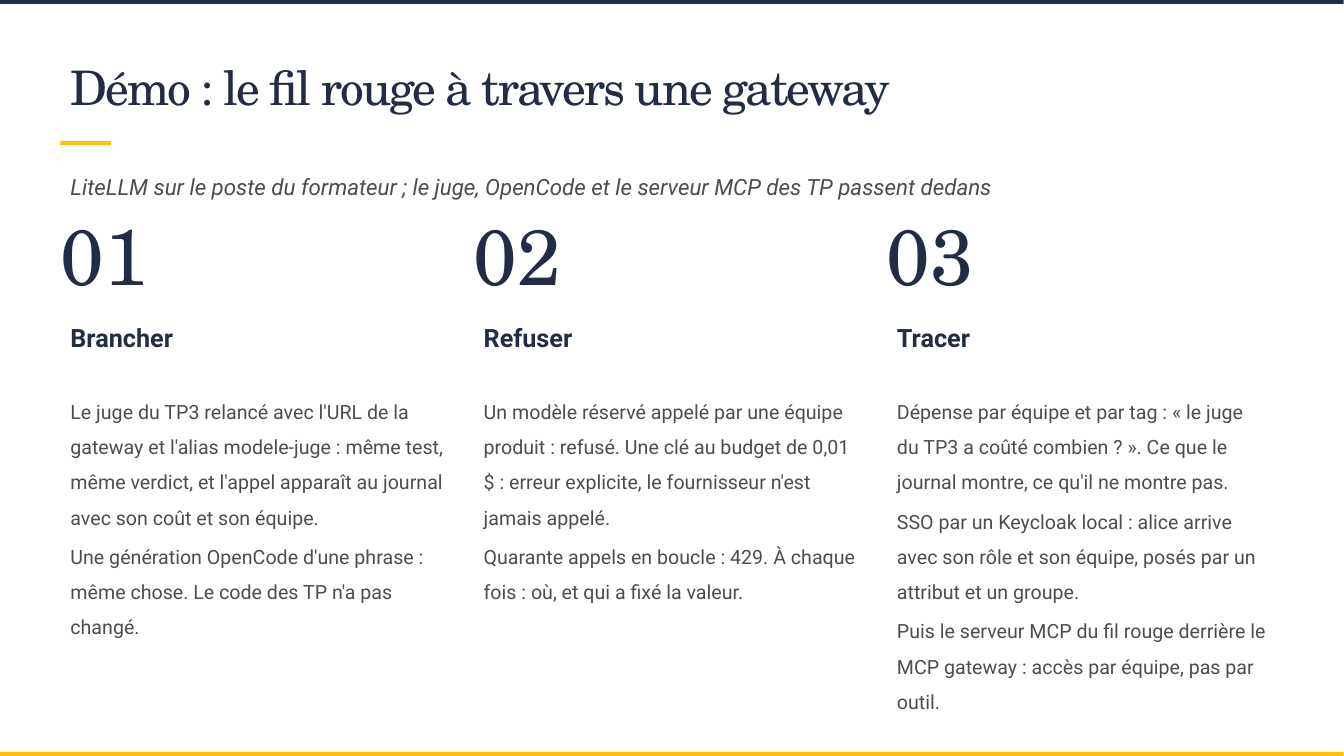
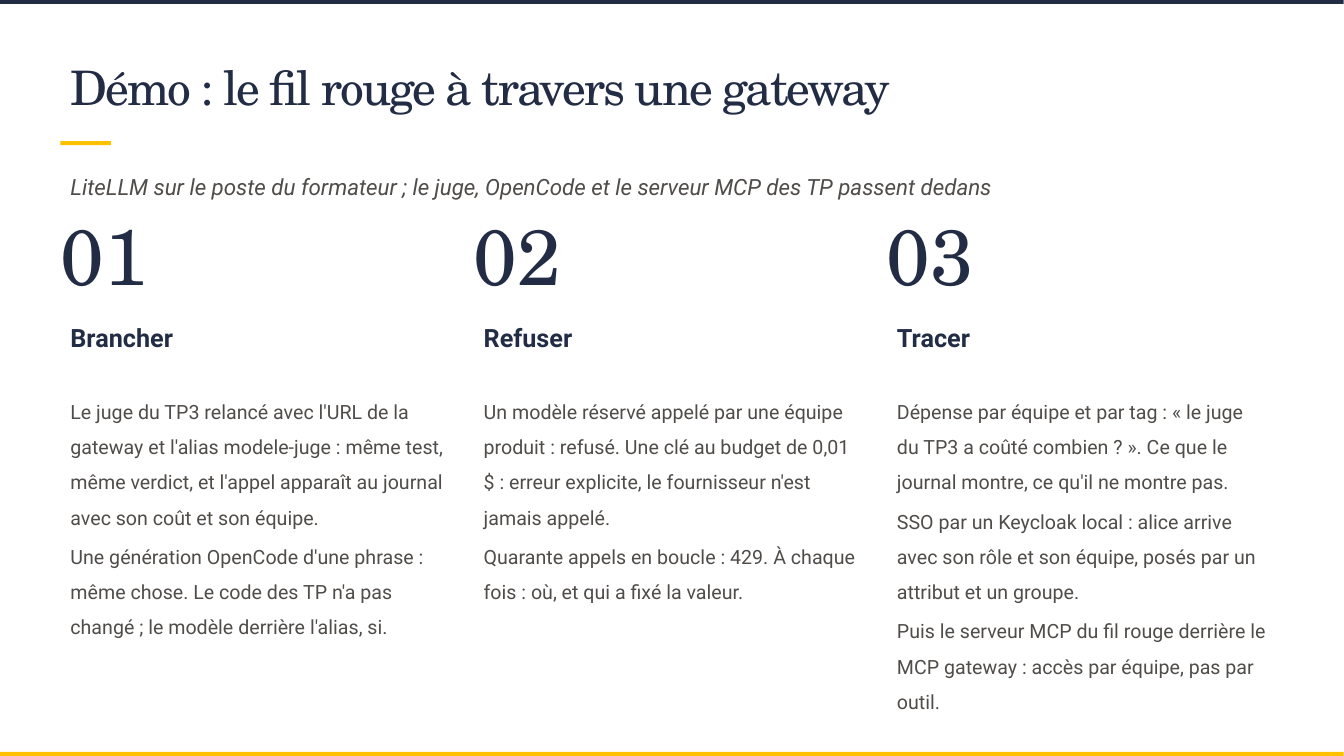
Before and after one commit to SCIAM-FR/formation-ia, a slide deck: slide 50 of slides/Support_formation_SCIAM.pptx. Drawn at 1344x756 pixels with LibreOffice and Linux fonts; fonts in the diff are those of the drawing; background and template pictures are left out. Boxes give left, top, right and bottom in pixels: in the first picture for what was removed or moved away, otherwise in the second. Text is boxed around its words. In the diff, an @@ line names an element or a change of style, - is before the commit and + after.

```diff
--- a/slides/Support_formation_SCIAM.pptx
+++ b/slides/Support_formation_SCIAM.pptx
@@ text at <box>70,549,413,638</box>: text changed @@
-Une génération OpenCode d'une phrase : même chose. Le code des TP n'a pas changé.
+Une génération OpenCode d'une phrase : même chose. Le code des TP n'a pas changé ; le modèle derrière l'alias, si.
```
Also in this commit, not shown: 8 other files.
